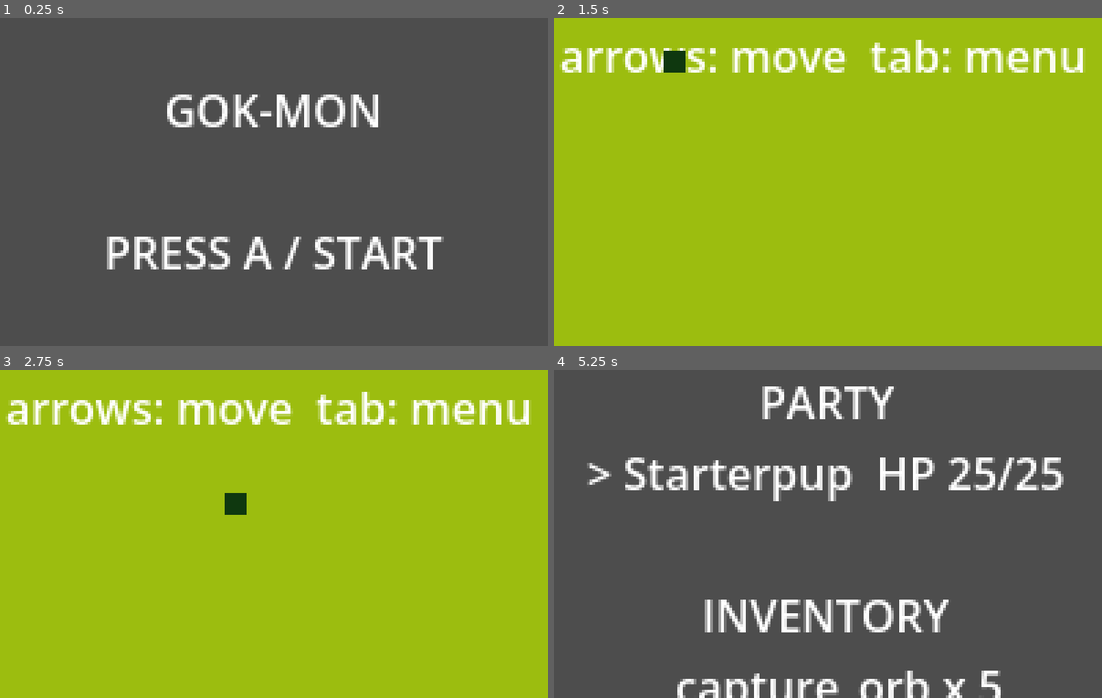
Above: before the commit, frames 1-4 (two rows, left to right).
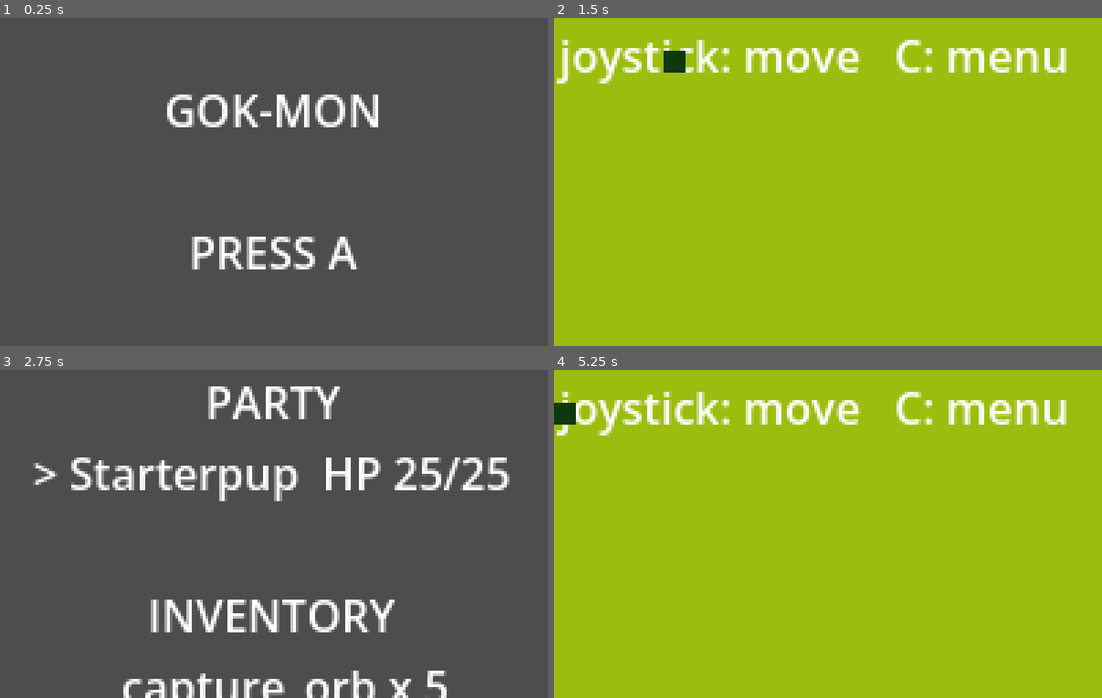
Above: after the commit, the same moments.

Repository: quentinbuilds/Brok-mon
Game: Godot game, scene res://core/Main.tscn
The game is run twice, just before and just after one commit, with the same random seed, the same clock (stepped at 60 frames per second) and the same inputs.
Inputs:
- Up to frame 1 (0.25 s): no input
- Up to frame 2 (1.5 s): tap A at 0.5 s; hold Right (move_right) 0.53-1.28 s; tap Z (confirm) at 0.6 s; tap J at 0.8, 1.35 s; hold Down (move_down) from 1.28 s (still down)
- Up to frame 3 (2.75 s): tap K at 1.55, 2.1 s; release Down (move_down) at 2.03 s; hold Right (move_right) from 2.03 s (still down); tap L at 2.3 s
- Up to frame 4 (5.25 s): release Right (move_right) at 2.78 s; hold Up (move_up) 2.78-3.53 s; tap L at 2.85 s; tap Z (confirm) at 3.05, 3.6 s; hold Left (move_left) 3.53-5.03 s; tap J at 3.8, 4.35 s; tap X (cancel) at 4.15 s; tap K at 4.55, 5.1 s; tap Tab (menu) at 4.9 s; hold Down (move_down) from 5.03 s (still down)

The runs differ from the first frame. In frame 1, 3.5% of the frame differs, in the area x 19-81%, y 66-77%; in frame 2, 5.1%; in frame 3, 100%; in frame 4, 100%, in the area x 0-100%, y 0-100%.

Commit message:
feat: target the UNO Q Modulino keyboard bridge and add arm64 export preset
- bind W/A/S/D and J/K/L (joystick, buttons A/B/C) alongside desktop keys
- add run/max_fps=60 and import_etc2_astc per summer-uno-q guidance
- export_presets.cfg: Linux arm64 (Uno Q), separate pck, etc2/astc textures
- hide mouse pointer; UI hints name joystick/A/B/C instead of keys
- tests/test_input_bindings.gd guards the hardware key contract
- hardware/README.md documents the ship-to-unoq deploy path

Diff:
--- a/core/Main.gd
+++ b/core/Main.gd
@@ -3,5 +3,7 @@
 ## OverlayLayer is a CanvasLayer so overlays ignore the overworld Camera2D.
 
 func _ready() -> void:
+	# The handheld has no pointer; the UNO Q bridge also injects a virtual mouse we never want drawn.
+	Input.set_mouse_mode(Input.MOUSE_MODE_HIDDEN)
 	GameState.bind($WorldLayer, $OverlayLayer)
 	GameState.transition_to(GameState.State.TITLE)
--- a/project.godot
+++ b/project.godot
@@ -8,6 +8,7 @@
 config/name="gok-mon"
 run/main_scene="res://core/Main.tscn"
 config/features=PackedStringArray("4.7", "GL Compatibility")
+run/max_fps=60
 
 [autoload]
 
@@ -30,49 +31,56 @@
 
 move_up={
 "deadzone": 0.5,
-"events": [Object(InputEventKey,"resource_local_to_scene":fa …(140 unchanged characters)… d":false,"keycode":0,"physical_keycode":4194320,"key_label":0,"unicode":0,"location":0,"echo":false,"script":null)
+"events": [Object(InputEventKey,"resource_local_to_scene":fa …(140 unchanged characters)… d":false,"keycode":0,"physical_keycode":87,"key_label":0,"unicode":0,"location":0,"echo":false,"script":null)
+, Object(InputEventKey,"resource_local_to_scene":false,"resource_name":"","device":-1,"window_id":0,"alt_pressed":false,"shift_pressed":false,"ctrl_pressed":false,"meta_pressed":false,"pressed":false,"keycode":0,"physical_keycode":4194320,"key_label":0,"unicode":0,"location":0,"echo":false,"script":null)
 , Object(InputEventJoypadButton,"resource_local_to_scene":false,"resource_name":"","device":-1,"button_index":11,"pressure":0.0,"pressed":false,"script":null)
 , Object(InputEventJoypadMotion,"resource_local_to_scene":false,"resource_name":"","device":-1,"axis":1,"axis_value":-1.0,"script":null)
 ]
 }
 move_down={
 "deadzone": 0.5,
-"events": [Object(InputEventKey,"resource_local_to_scene":fa …(140 unchanged characters)… d":false,"keycode":0,"physical_keycode":4194322,"key_label":0,"unicode":0,"location":0,"echo":false,"script":null)
+"events": [Object(InputEventKey,"resource_local_to_scene":fa …(140 unchanged characters)… d":false,"keycode":0,"physical_keycode":83,"key_label":0,"unicode":0,"location":0,"echo":false,"script":null)
+, Object(InputEventKey,"resource_local_to_scene":false,"resource_name":"","device":-1,"window_id":0,"alt_pressed":false,"shift_pressed":false,"ctrl_pressed":false,"meta_pressed":false,"pressed":false,"keycode":0,"physical_keycode":4194322,"key_label":0,"unicode":0,"location":0,"echo":false,"script":null)
 , Object(InputEventJoypadButton,"resource_local_to_scene":false,"resource_name":"","device":-1,"button_index":12,"pressure":0.0,"pressed":false,"script":null)
 , Object(InputEventJoypadMotion,"resource_local_to_scene":false,"resource_name":"","device":-1,"axis":1,"axis_value":1.0,"script":null)
 ]
 }
 move_left={
 "deadzone": 0.5,
-"events": [Object(InputEventKey,"resource_local_to_scene":fa …(140 unchanged characters)… d":false,"keycode":0,"physical_keycode":4194319,"key_label":0,"unicode":0,"location":0,"echo":false,"script":null)
+"events": [Object(InputEventKey,"resource_local_to_scene":fa …(140 unchanged characters)… d":false,"keycode":0,"physical_keycode":65,"key_label":0,"unicode":0,"location":0,"echo":false,"script":null)
+, Object(InputEventKey,"resource_local_to_scene":false,"resource_name":"","device":-1,"window_id":0,"alt_pressed":false,"shift_pressed":false,"ctrl_pressed":false,"meta_pressed":false,"pressed":false,"keycode":0,"physical_keycode":4194319,"key_label":0,"unicode":0,"location":0,"echo":false,"script":null)
 , Object(InputEventJoypadButton,"resource_local_to_scene":false,"resource_name":"","device":-1,"button_index":13,"pressure":0.0,"pressed":false,"script":null)
 , Object(InputEventJoypadMotion,"resource_local_to_scene":false,"resource_name":"","device":-1,"axis":0,"axis_value":-1.0,"script":null)
 ]
 }
 move_right={
 "deadzone": 0.5,
-"events": [Object(InputEventKey,"resource_local_to_scene":fa …(140 unchanged characters)… d":false,"keycode":0,"physical_keycode":4194321,"key_label":0,"unicode":0,"location":0,"echo":false,"script":null)
+"events": [Object(InputEventKey,"resource_local_to_scene":fa …(140 unchanged characters)… d":false,"keycode":0,"physical_keycode":68,"key_label":0,"unicode":0,"location":0,"echo":false,"script":null)
+, Object(InputEventKey,"resource_local_to_scene":false,"resource_name":"","device":-1,"window_id":0,"alt_pressed":false,"shift_pressed":false,"ctrl_pressed":false,"meta_pressed":false,"pressed":false,"keycode":0,"physical_keycode":4194321,"key_label":0,"unicode":0,"location":0,"echo":false,"script":null)
 , Object(InputEventJoypadButton,"resource_local_to_scene":false,"resource_name":"","device":-1,"button_index":14,"pressure":0.0,"pressed":false,"script":null)
 , Object(InputEventJoypadMotion,"resource_local_to_scene":false,"resource_name":"","device":-1,"axis":0,"axis_value":1.0,"script":null)
 ]
 }
 confirm={
 "deadzone": 0.5,
-"events": [Object(InputEventKey,"resource_local_to_scene":fa …(140 unchanged characters)… d":false,"keycode":0,"physical_keycode":90,"key_label":0,"unicode":0,"location":0,"echo":false,"script":null)
+"events": [Object(InputEventKey,"resource_local_to_scene":fa …(140 unchanged characters)… d":false,"keycode":0,"physical_keycode":74,"key_label":0,"unicode":0,"location":0,"echo":false,"script":null)
+, Object(InputEventKey,"resource_local_to_scene":false,"resource_name":"","device":-1,"window_id":0,"alt_pressed":false,"shift_pressed":false,"ctrl_pressed":false,"meta_pressed":false,"pressed":false,"keycode":0,"physical_keycode":90,"key_label":0,"unicode":0,"location":0,"echo":false,"script":null)
 , Object(InputEventKey,"resource_local_to_scene":false,"resource_name":"","device":-1,"window_id":0,"alt_pressed":false …(186 unchanged characters)…
 , Object(InputEventJoypadButton,"resource_local_to_scene":false,"resource_name":"","device":-1,"button_index":0,"pressure":0.0,"pressed":false,"script":null)
 ]
 }
 cancel={
 "deadzone": 0.5,
-"events": [Object(InputEventKey,"resource_local_to_scene":fa …(140 unchanged characters)… d":false,"keycode":0,"physical_keycode":88,"key_label":0,"unicode":0,"location":0,"echo":false,"script":null)
+"events": [Object(InputEventKey,"resource_local_to_scene":fa …(140 unchanged characters)… d":false,"keycode":0,"physical_keycode":75,"key_label":0,"unicode":0,"location":0,"echo":false,"script":null)
+, Object(InputEventKey,"resource_local_to_scene":false,"resource_name":"","device":-1,"window_id":0,"alt_pressed":false,"shift_pressed":false,"ctrl_pressed":false,"meta_pressed":false,"pressed":false,"keycode":0,"physical_keycode":88,"key_label":0,"unicode":0,"location":0,"echo":false,"script":null)
 , Object(InputEventKey,"resource_local_to_scene":false,"resource_name":"","device":-1,"window_id":0,"alt_pressed":false …(186 unchanged characters)…
 , Object(InputEventJoypadButton,"resource_local_to_scene":false,"resource_name":"","device":-1,"button_index":1,"pressure":0.0,"pressed":false,"script":null)
 ]
 }
 menu={
 "deadzone": 0.5,
-"events": [Object(InputEventKey,"resource_local_to_scene":fa …(140 unchanged characters)… d":false,"keycode":0,"physical_keycode":4194306,"key_label":0,"unicode":0,"location":0,"echo":false,"script":null)
+"events": [Object(InputEventKey,"resource_local_to_scene":fa …(140 unchanged characters)… d":false,"keycode":0,"physical_keycode":76,"key_label":0,"unicode":0,"location":0,"echo":false,"script":null)
+, Object(InputEventKey,"resource_local_to_scene":false,"resource_name":"","device":-1,"window_id":0,"alt_pressed":false,"shift_pressed":false,"ctrl_pressed":false,"meta_pressed":false,"pressed":false,"keycode":0,"physical_keycode":4194306,"key_label":0,"unicode":0,"location":0,"echo":false,"script":null)
 , Object(InputEventJoypadButton,"resource_local_to_scene":false,"resource_name":"","device":-1,"button_index":6,"pressure":0.0,"pressed":false,"script":null)
 ]
 }
@@ -86,3 +94,4 @@
 renderer/rendering_method="gl_compatibility"
 renderer/rendering_method.mobile="gl_compatibility"
 textures/canvas_textures/default_texture_filter=0
+textures/vram_compression/import_etc2_astc=true
--- /dev/null
+++ b/tests/test_input_bindings.gd
@@ -0,0 +1,29 @@
+extends TestCase
+## The UNO Q Modulino bridge delivers input as keyboard keys (summer-uno-q):
+## joystick -> W/A/S/D (arrows also fine), button A -> J, button B -> K, button C -> L.
+## This guards the project.godot [input] contract so nobody breaks hardware play.
+
+func _has_key(action: String, keycode: Key) -> bool:
+	for ev in InputMap.action_get_events(action):
+		if ev is InputEventKey and (ev.physical_keycode == keycode or ev.keycode == keycode):
+			return true
+	return false
+
+func test_joystick_wasd_bound_to_movement() -> void:
+	assert_true(_has_key("move_up", KEY_W), "W -> move_up")
+	assert_true(_has_key("move_down", KEY_S), "S -> move_down")
+	assert_true(_has_key("move_left", KEY_A), "A -> move_left")
+	assert_true(_has_key("move_right", KEY_D), "D -> move_right")
+
+func test_arrows_still_bound_for_desktop() -> void:
+	assert_true(_has_key("move_up", KEY_UP))
+	assert_true(_has_key("move_right", KEY_RIGHT))
+
+func test_modulino_buttons_bound() -> void:
+	assert_true(_has_key("confirm", KEY_J), "button A (J) -> confirm")
+	assert_true(_has_key("cancel", KEY_K), "button B (K) -> cancel")
+	assert_true(_has_key("menu", KEY_L), "button C (L) -> menu")
+
+func test_all_seven_actions_exist() -> void:
+	for a in ["move_up", "move_down", "move_left", "move_right", "confirm", "cancel", "menu"]:
+		assert_true(InputMap.has_action(a), "missing action %s" % a)
--- a/title/TitleState.tscn
+++ b/title/TitleState.tscn
@@ -8,6 +8,6 @@
 [node name="Label" type="Label" parent="."]
 offset_right = 200.0
 offset_bottom = 120.0
-text = "GOK-MON\n\nPRESS A / START"
+text = "GOK-MON\n\nPRESS A"
 horizontal_alignment = 1
 vertical_alignment = 1
--- a/world/OverworldState.tscn
+++ b/world/OverworldState.tscn
@@ -15,7 +15,7 @@
 offset_top = 2.0
 offset_right = 198.0
 offset_bottom = 14.0
-text = "arrows: move  tab: menu  F1: encounter"
+text = "joystick: move   C: menu"
 
 [node name="Player" type="ColorRect" parent="."]
 offset_right = 8.0
Not shown, added: export_presets.cfg
Not shown, changed: .gitignore
Not shown, changed: docs/ARCHITECTURE.md
Not shown, changed: hardware/README.md
